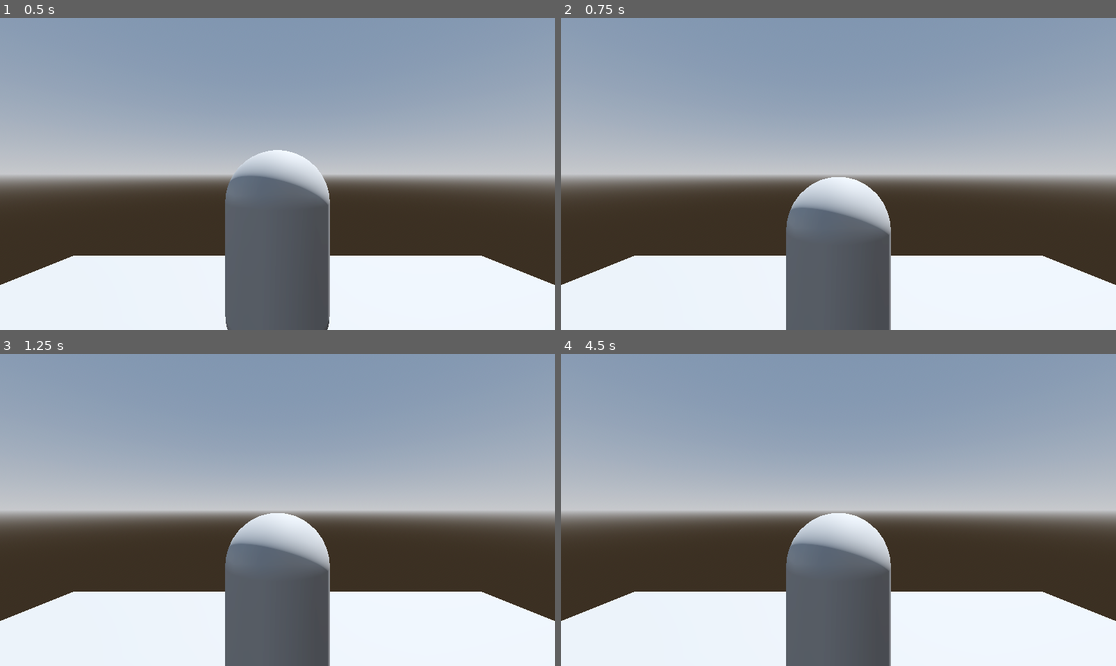
Above: before the commit, frames 1-4 (two rows, left to right).
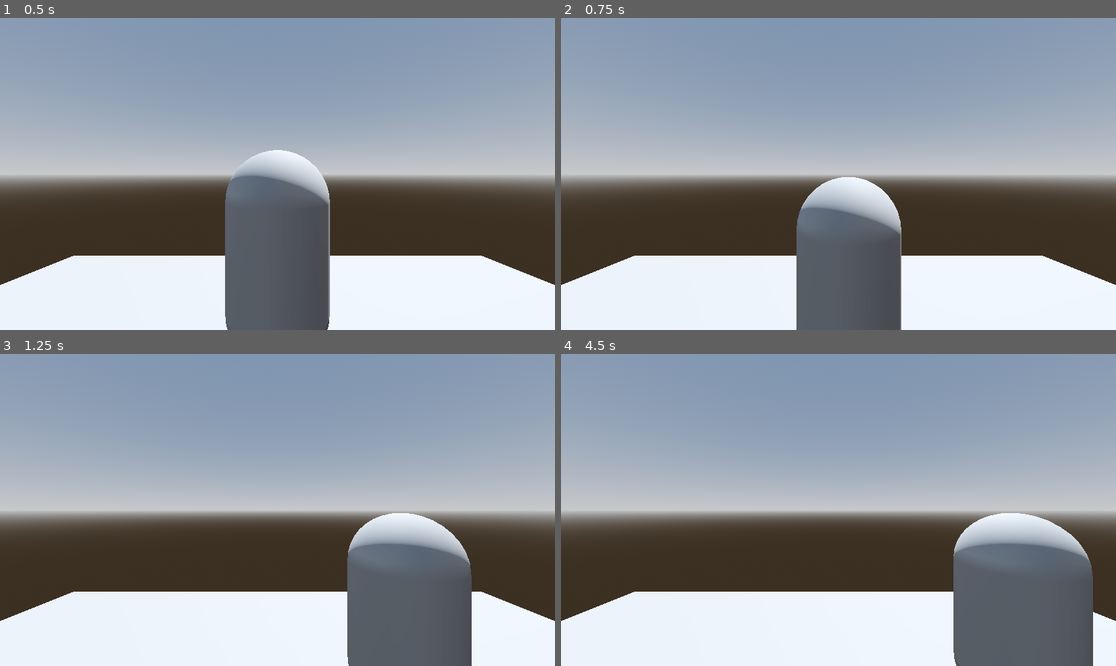
Above: after the commit, the same moments.

Repository: Lukko-Digital/walkington-city
Game: Godot game, scene res://main.tscn
Two runs of this game, one before a commit and one after it. Both use one fixed random seed, a clock stepped at 60 frames per second and the inputs below. Before the commit the project has no main scene; this scene is started directly in both runs.
Inputs:
- Up to frame 1 (0.5 s): no input
- Up to frame 2 (0.75 s): hold D (right, bound only after the commit) from 0.53 s (still down)
- Up to frame 3 (1.25 s): keep holding D (right, bound only after the commit)
- Up to frame 4 (4.5 s): release D (right, bound only after the commit) at 1.28 s; hold S (back, bound only after the commit) 1.28-2.03 s; hold D (right, bound only after the commit) 2.03-2.78 s; tap Enter at 2.75 s; hold W (forward, bound only after the commit) 2.78-3.53 s; tap Space at 3.5 s; hold A (left, bound only after the commit) from 3.53 s (still down)

Frame 1 is identical in both runs. In frame 2, 2.2% of the frame differs, in the area x 40-62%, y 51-100%; in frame 3, 19%; in frame 4, 20%, in the area x 40-96%, y 51-100%.

Commit message:
config inputs

Diff:
--- a/project.godot
+++ b/project.godot
@@ -11,6 +11,7 @@
 [application]
 
 config/name="Walkington-city"
+run/main_scene="res://main.tscn"
 config/features=PackedStringArray("4.2", "Forward Plus")
 config/icon="res://icon.svg"
 
@@ -20,6 +21,29 @@
 window/size/viewport_height=1080
 window/size/mode=2
 
+[input]
+
+forward={
+"deadzone": 0.5,
+"events": [Object(InputEventKey,"resource_local_to_scene":false,"resource_name":"","device":-1,"window_id":0,"alt_pressed":false,"shift_pressed":false,"ctrl_pressed":false,"meta_pressed":false,"pressed":false,"keycode":0,"physical_keycode":87,"key_label":0,"unicode":119,"echo":false,"script":null)
+]
+}
+back={
+"deadzone": 0.5,
+"events": [Object(InputEventKey,"resource_local_to_scene":false,"resource_name":"","device":-1,"window_id":0,"alt_pressed":false,"shift_pressed":false,"ctrl_pressed":false,"meta_pressed":false,"pressed":false,"keycode":0,"physical_keycode":83,"key_label":0,"unicode":115,"echo":false,"script":null)
+]
+}
+left={
+"deadzone": 0.5,
+"events": [Object(InputEventKey,"resource_local_to_scene":false,"resource_name":"","device":-1,"window_id":0,"alt_pressed":false,"shift_pressed":false,"ctrl_pressed":false,"meta_pressed":false,"pressed":false,"keycode":0,"physical_keycode":65,"key_label":0,"unicode":97,"echo":false,"script":null)
+]
+}
+right={
+"deadzone": 0.5,
+"events": [Object(InputEventKey,"resource_local_to_scene":false,"resource_name":"","device":-1,"window_id":0,"alt_pressed":false,"shift_pressed":false,"ctrl_pressed":false,"meta_pressed":false,"pressed":false,"keycode":0,"physical_keycode":68,"key_label":0,"unicode":100,"echo":false,"script":null)
+]
+}
+
 [rendering]
 
 lights_and_shadows/directional_shadow/soft_shadow_filter_quality=3
